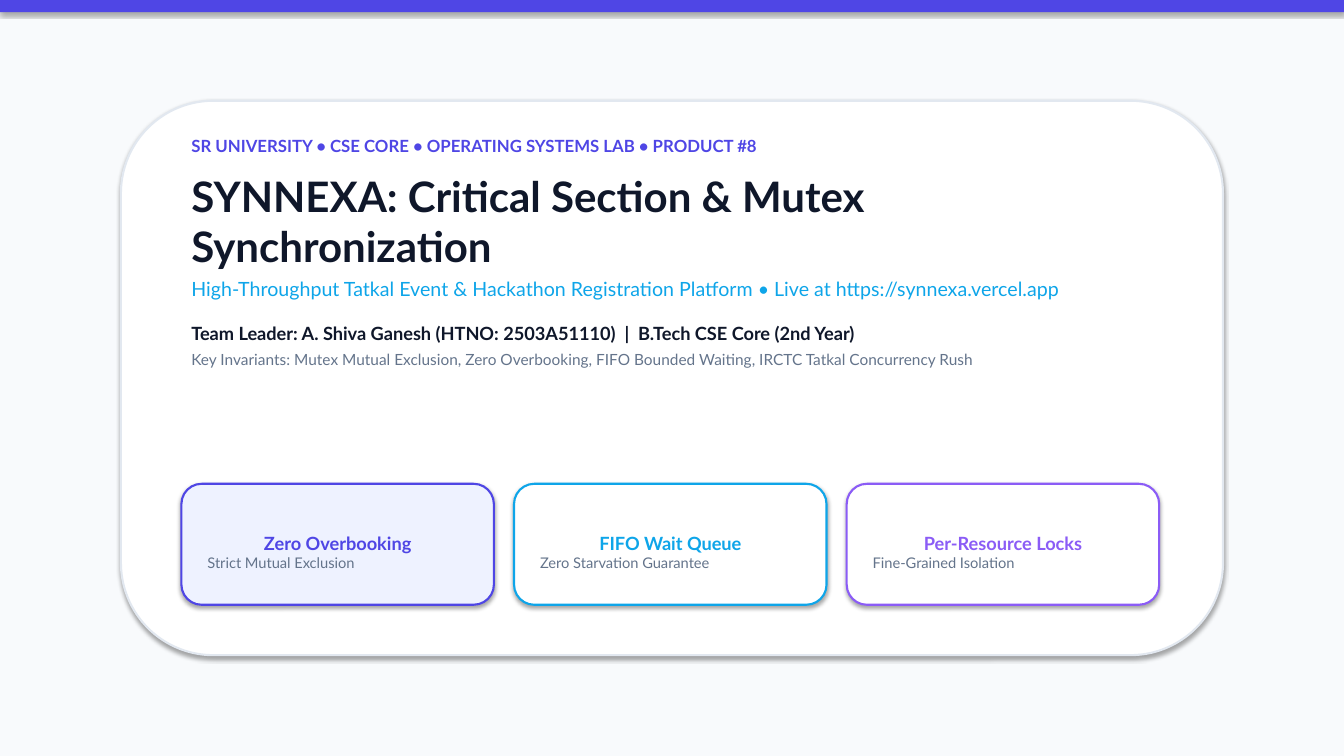
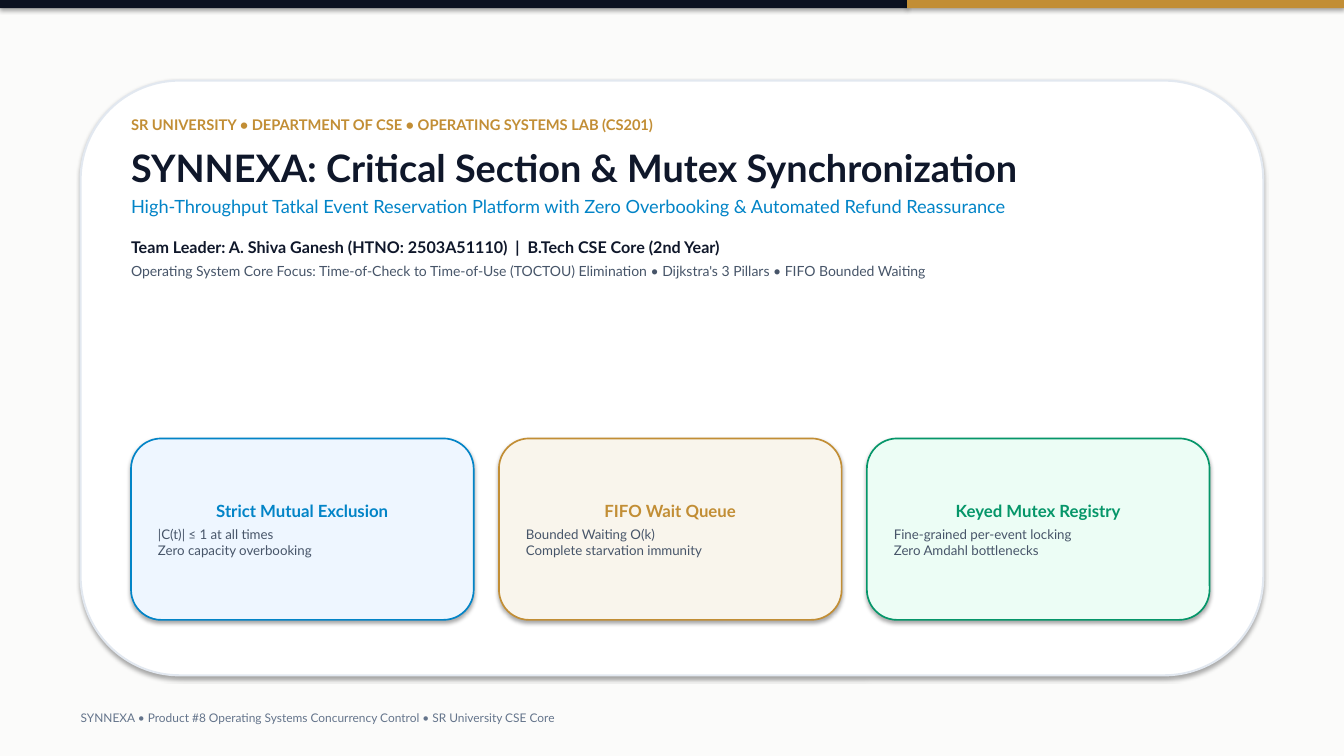
Before and after one commit to ShivaGanesh1080-ops/synnexa-os-concurrency, a slide deck: slide 1 of public/SYNNEXA_OS_Product8_Presentation.pptx. Drawn at 1344x756 pixels with LibreOffice and Linux fonts; fonts in the diff are those of the drawing. Boxes give left, top, right and bottom in pixels: in the first picture for what was removed or moved away, otherwise in the second. Text is boxed around its words. In the diff, an @@ line names an element or a change of style, - is before the commit and + after.

Commit message:
feat(ppt): luxury website-themed 14-slide presentation deck with zero code

```diff
--- a/public/SYNNEXA_OS_Product8_Presentation.pptx
+++ b/public/SYNNEXA_OS_Product8_Presentation.pptx
@@ rectangle at [0, 0, 1344, 756]: fill #F8FAFC to #FBFBFA @@
@@ rectangle: place and size @@
-rectangle at [0, 0, 1344, 12]
+rectangle at [0, 0, 907, 8]
@@ rectangle at [0, 0, 907, 8]: fill #4F46E5 to #0B1120 @@
@@ rectangle added at [907, 0, 1344, 8], fill #C28E35 @@
@@ rounded rectangle: place and size @@
-rounded rectangle at [121, 101, 1223, 655]
+rounded rectangle at [81, 81, 1263, 676]
@@ text at [131, 118, 653, 132]: text changed; size 12 to 10.5 pt; text colour #4F46E5 to #C28E35 @@
-SR UNIVERSITY • CSE CORE • OPERATING SYSTEMS LAB • PRODUCT #8
+SR UNIVERSITY • DEPARTMENT OF CSE • OPERATING SYSTEMS LAB (CS201)
@@ text "SR UNIVERSITY • DEPARTMENT OF ...": place and size @@
-text "SR UNIVERSITY • DEPARTMENT OF ..." at [191, 139, 1059, 368]
+text "SR UNIVERSITY • DEPARTMENT OF ..." at [131, 118, 1017, 279]
@@ text at [131, 154, 1017, 256]: size 30 to 27 pt in "SYNNEXA: Critical Section & Mutex Synchronization"; size 13 to 11.5 pt in "Team Leader: A. Shiva Ganesh (HTNO: 2503A51110) ..." @@
@@ text at [131, 199, 1005, 217]: text changed; size 14 to 13 pt; text colour #0EA5E9 to #0284C7 @@
-High-Throughput Tatkal Event & Hackathon Registration Platform • Live at https://synnexa.vercel.app
+High-Throughput Tatkal Event Reservation Platform with Zero Overbooking & Automated Refund Reassurance
@@ text at [131, 265, 926, 279]: text changed; size 11 to 10 pt; text colour #64748B to #475569 @@
-Key Invariants: Mutex Mutual Exclusion, Zero Overbooking, FIFO Bounded Waiting, IRCTC Tatkal Concurrency Rush
+Operating System Core Focus: Time-of-Check to Time-of-Use (TOCTOU) Elimination • Dijkstra's 3 Pillars • FIFO Bounded Waiting
@@ rounded rectangle "Strict Mutual Exclusion": place and size @@
-rounded rectangle "Strict Mutual Exclusion" at [181, 484, 494, 605]
+rounded rectangle "Strict Mutual Exclusion" at [131, 439, 474, 620]
@@ rounded rectangle "Strict Mutual Exclusion" at [131, 439, 474, 620]: fill #EEF2FF to #EEF6FF; outline #4F46E5 1.5 pt to #0284C7 1.2 pt @@
@@ rounded rectangle "FIFO Wait Queue": place and size @@
-rounded rectangle "FIFO Wait Queue" at [514, 484, 827, 605]
+rounded rectangle "FIFO Wait Queue" at [499, 439, 842, 620]
@@ rounded rectangle "FIFO Wait Queue" at [499, 439, 842, 620]: fill #FFFFFF to #F9F5EC; outline #0EA5E9 1.5 pt to #C28E35 1.2 pt @@
@@ rounded rectangle added at [867, 439, 1210, 620], fill #ECFDF5, outline #059669 1.2 pt, 9.5 pt, text #475569 @@
+Keyed Mutex Registry
+Fine-grained per-event locking
+Zero Amdahl bottlenecks
@@ text in rounded rectangle at [216, 504, 388, 517]: size 10.5 to 12 pt, text colour #64748B to #0284C7, bold on in "Strict Mutual Exclusion"; alignment left to centre; more space between paragraphs @@
@@ text in rounded rectangle at [604, 504, 736, 520]: size 13 to 12 pt, text colour #0EA5E9 to #C28E35 in "FIFO Wait Queue"; more space between paragraphs @@
@@ rounded rectangle removed at [847, 484, 1159, 605] @@
-Per-Resource Locks
-Fine-Grained Isolation
@@ text in rounded rectangle at [158, 529, 312, 558]: paragraph added @@
+|C(t)| ≤ 1 at all times
+Zero capacity overbooking
@@ text in rounded rectangle at [264, 536, 412, 554]: paragraph removed @@
-Zero Overbooking
@@ text in rounded rectangle at [526, 529, 702, 558]: text changed; size 10.5 to 9.5 pt; text colour #64748B to #475569 @@
-Zero Starvation Guarantee
+Bounded Waiting O(k)
+Complete starvation immunity
@@ text added at [81, 713, 555, 724], 8.5 pt, text #64748B @@
+SYNNEXA • Product #8 Operating Systems Concurrency Control • SR University CSE Core
```
Also in this commit, not shown: 1 other slide changed, 12 slides added, 10 slides removed, 2 other files.
